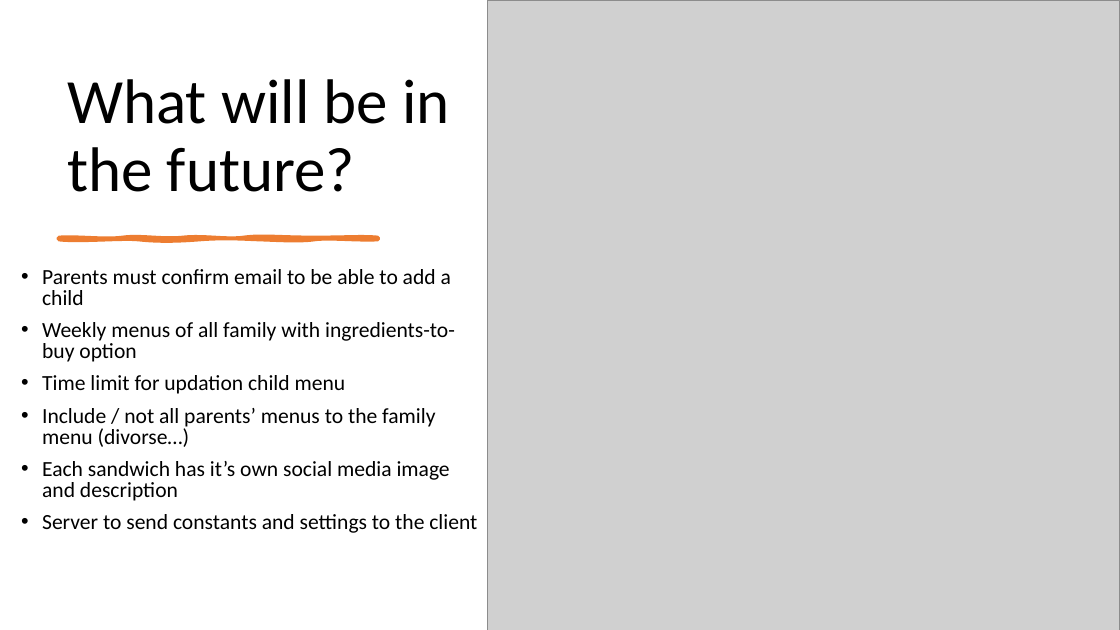
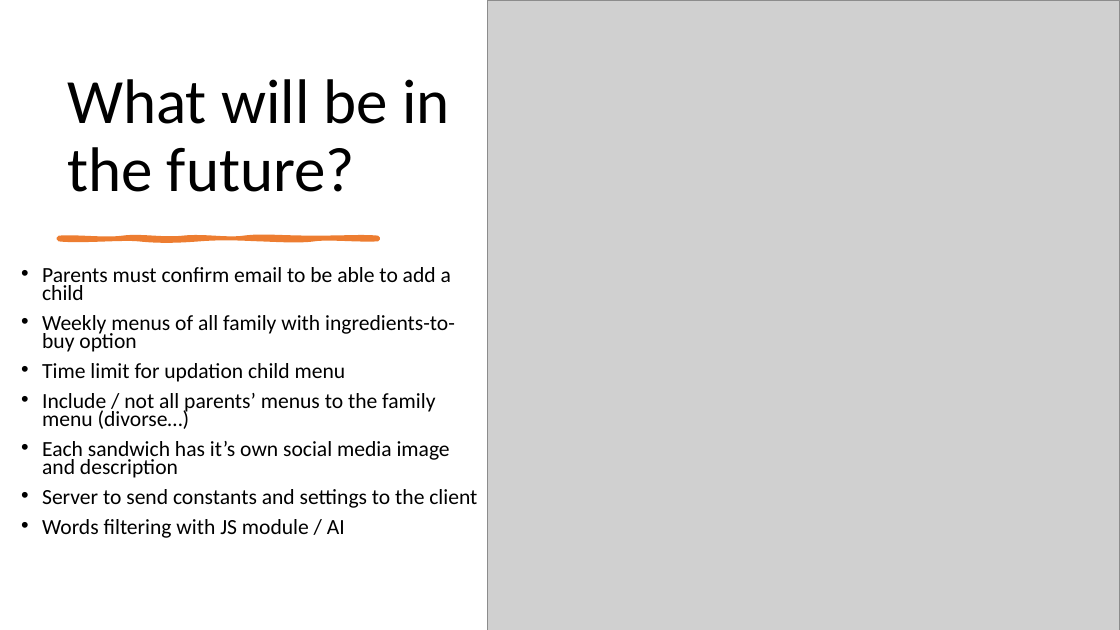
Before and after one commit to mbukh/SandwiCheck, a slide deck: slide 5 of Presentation.pptx. Drawn at 1120x630 pixels with LibreOffice and Linux fonts; fonts in the diff are those of the drawing; grey boxes stand for pictures. Boxes give left, top, right and bottom in pixels: in the first picture for what was removed or moved away, otherwise in the second. Text is boxed around its words. In the diff, an @@ line names an element or a change of style, - is before the commit and + after.

Commit message:
presentation update

```diff
--- a/Presentation.pptx
+++ b/Presentation.pptx
@@ text at (42, 267, 477, 508): line spacing 0.8 to 0.7 @@
@@ text at (42, 519, 345, 538): paragraph added @@
+• Words filtering with JS module / AI
```
Also in this commit, not shown: 1 other file.
